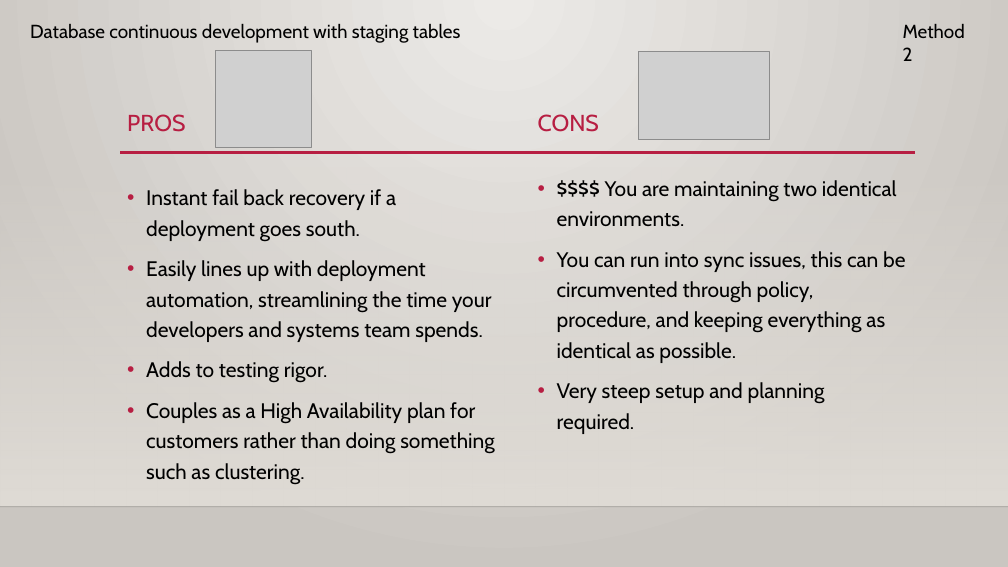
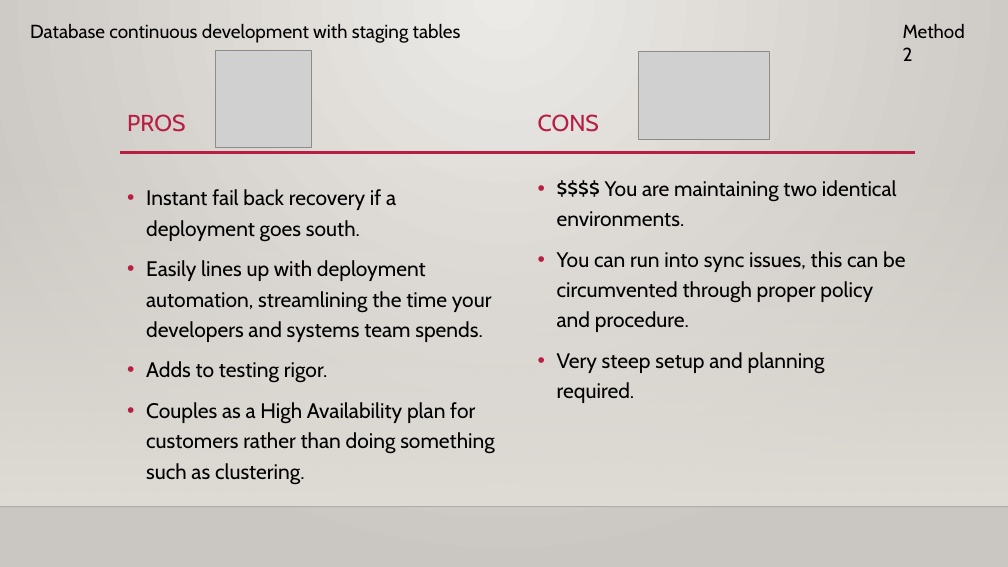
Before and after one commit to Jonathanshaulis/HA-Development, a slide deck: slide 14 of continuous delivery with oltp.pptx. Drawn at 1008x567 pixels with LibreOffice and Linux fonts; fonts in the diff are those of the drawing; grey boxes stand for pictures; background and template pictures are left out. Boxes give left, top, right and bottom in pixels: in the first picture for what was removed or moved away, otherwise in the second. Text is boxed around its words. In the diff, an @@ line names an element or a change of style, - is before the commit and + after.

```diff
--- a/continuous delivery with oltp.pptx
+++ b/continuous delivery with oltp.pptx
@@ text at (557, 251, 905, 332): text changed @@
-• You can run into sync issues, this can be circumvented through policy, procedure, and keeping everything as identical as possible.
+• You can run into sync issues, this can be circumvented through proper policy and procedure.
```
Also in this commit, not shown: 4 other slides changed, 1 other file.
